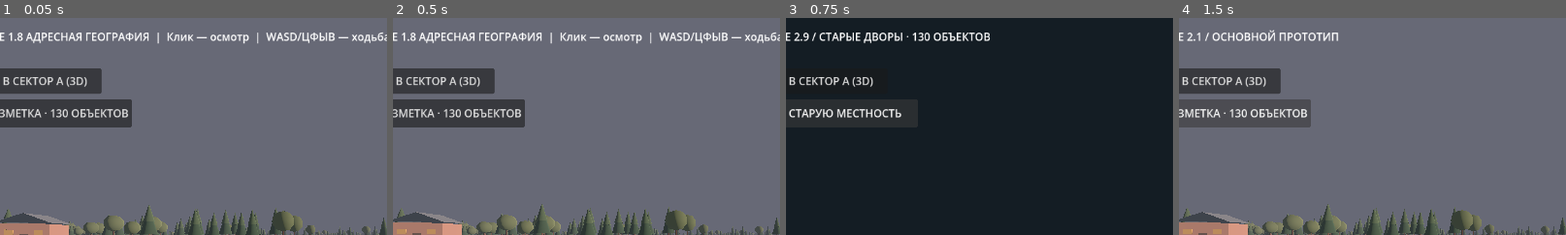
Above: before the commit, frames 1-4 (left to right).
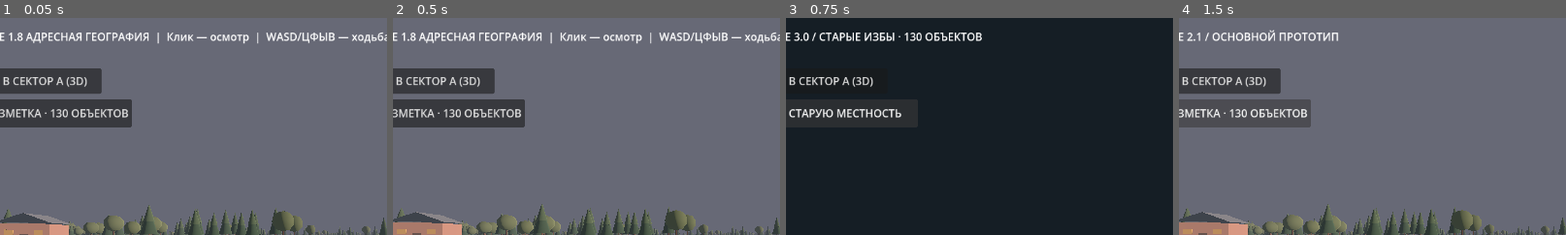
Above: after the commit, the same moments.

Repository: blacklambcult/chernozerye
Game: Godot game, scene res://main.tscn
The game is run twice, just before and just after one commit, with the same random seed, the same clock (stepped at 60 frames per second) and the same inputs.
Inputs:
- Up to frame 1 (0.05 s): no input
- Up to frame 2 (0.5 s): no input
- Up to frame 3 (0.75 s): click "РУЧНАЯ РАЗМЕТКА · 130 ОБЪЕКТОВ" at 0.5 s
- Up to frame 4 (1.5 s): click "ВЕРНУТЬ СТАРУЮ МЕСТНОСТЬ" at 1.25 s
The pictures show only the part of the screen within x 10-60%, y 0-50%; the shares and areas given below are measured in that part.

Frames 1-2 are identical in both runs. In frame 3, 0.9% of the frame differs, in the area x 2-53%, y 6-12%; in frame 4, nothing differs.

Commit message:
feat: Chernozerye 3.0 worn village facades, annexes and repaired roofs

Diff:
--- a/godot/manual_art.gd
+++ b/godot/manual_art.gd
@@ -36,6 +36,9 @@
 var _building_polygons: Array[PackedVector2Array] = []
 var _plot_props_count := 0
 var _canopy_count := 0
+var _lean_to_count := 0
+var _roof_patch_count := 0
+var _shutter_count := 0
 
 func decorate(features: Array) -> void:
     _rng.seed = 19960918
@@ -96,6 +99,8 @@
         " plots=", _fence_count, " roads=", _road_count, " lamps=", _lights_placed)
     print("MANUAL_VILLAGE_DETAIL_READY: canopies=", _canopy_count,
         " plot_props=", _plot_props_count, " crooked_fences=", _fence_count)
+    print("MANUAL_FACADE_READY: lean_tos=", _lean_to_count,
+        " roof_patches=", _roof_patch_count, " rotten_shutters=", _shutter_count)
 
 func _local_points(raw: Array) -> PackedVector2Array:
     var points := PackedVector2Array()
@@ -240,9 +245,14 @@
         "board": Color("#50493e"),
         "porch": Color("#4b433b"),
         "lamp": Color("#df9c52"),
-        "trim": Color("#596363"),
+        "trim": Color("#6c7167"),
         "rust": Color("#604039"),
         "awning": Color("#343433"),
+        "shutter": Color("#42483f"),
+        "shutter_dark": Color("#2c312f"),
+        "roof_patch": Color("#3b403f"),
+        "lean_to": Color("#46443e"),
+        "lean_to_roof": Color("#292f30"),
         "pole": Color("#413b35"),
         "crossarm": Color("#343531")
     }
@@ -307,7 +317,8 @@
     _batch_quad(key, aa, bb, cc, dd)
 
 func _make_window(start: Vector2, finish: Vector2, normal: Vector3,
-        center_fraction: float, side_length: float, illuminated: bool, boarded: bool = false) -> void:
+        center_fraction: float, side_length: float, illuminated: bool,
+        boarded: bool = false, decay: int = 0) -> void:
     var half := minf(0.07, 0.72 / maxf(side_length, 0.1))
     var u0 := center_fraction - half
     var u1 := center_fraction + half
@@ -321,8 +332,23 @@
     _wall_panel("trim", start, finish, normal, u0 - 0.024, u1 + 0.024, 2.77, 2.88, 0.173)
     _wall_panel("trim", start, finish, normal, u0 - 0.038, u1 + 0.038, 1.28, 1.38, 0.170)
     if boarded:
-        _wall_panel("board", start, finish, normal, u0, u1, 1.68, 1.94, 0.170)
-        _wall_panel("board", start, finish, normal, u0, u1, 2.23, 2.43, 0.174)
+        _wall_panel("board", start, finish, normal, u0, u1, 1.68, 1.94, 0.190)
+        _wall_panel("board", start, finish, normal, u0, u1, 2.23, 2.43, 0.194)
+    if decay % 4 == 1:
+        # Rotten window shutter: asymmetry and one partly detached plank.
+        var sw := minf(0.05, 0.34 / maxf(side_length, 0.1))
+        _wall_panel("shutter", start, finish, normal,
+            u0 - sw, u0 - 0.022, 1.31, 2.73, 0.195)
+        _wall_panel("shutter_dark", start, finish, normal,
+            u0 - sw, u0 - 0.016, 1.62, 1.71, 0.208)
+        _wall_panel("shutter_dark", start, finish, normal,
+            u0 - sw, u0 - 0.016, 2.18, 2.27, 0.209)
+        _shutter_count += 1
+    elif decay % 6 == 0:
+        var sw := minf(0.05, 0.31 / maxf(side_length, 0.1))
+        _wall_panel("shutter", start, finish, normal,
+            u1 + 0.020, u1 + sw, 1.43, 2.69, 0.194)
+        _shutter_count += 1
     if illuminated and _lights_placed < 7:
         _lights_placed += 1
         var center := start.lerp(finish, center_fraction)
@@ -389,14 +415,24 @@
             _wall_panel("door", a, b, normal, 0.5 - door_half,
                 0.5 + door_half, 0.12, 2.13, 0.15)
             if category == "house" and length > 7.0:
-                _make_window(a, b, normal, 0.19, length, index % 6 == 0, index % 5 == 0)
-                _make_window(a, b, normal, 0.81, length, index % 9 == 0, index % 7 == 0)
+                _make_window(a, b, normal, 0.19, length, index % 6 == 0, index % 5 == 0, index + i)
+                _make_window(a, b, normal, 0.81, length, index % 9 == 0, index % 7 == 0, index + i + 3)
         elif category == "house" and length > 5.0:
             _make_window(a, b, normal, 0.5, length, index % 11 == 0 and i % 2 == 0,
-                (index + i) % 8 == 0)
+                (index + i) % 8 == 0, index + i)
     _make_textured_mesh(wall_verts, wall_uvs, _material(Color.WHITE, wall_tex),
         category + " / pixel-wood")
     _decorate_roof(points, category, walls_height, roof_tex, index)
+    if category == "house" and points.size() == 4 and index % 7 == 3:
+        var rear_index := (front_index + 2) % 4
+        var rear_a: Vector2 = points[rear_index]
+        var rear_b: Vector2 = points[(rear_index + 1) % 4]
+        if rear_a.distance_to(rear_b) > 5.0 and _nearest_road_distance((rear_a + rear_b) * 0.5) > 3.5:
+            var rear_side := rear_b - rear_a
+            var rear_out := Vector2(rear_side.y, -rear_side.x).normalized()
+            if signed < 0.0:
+                rear_out *= -1.0
+            _decorate_lean_to(rear_a, rear_b, Vector3(rear_out.x, 0.0, -rear_out.y))
     if category == "house":
         if index % 4 == 2 and points[front_index].distance_to(points[(front_index + 1) % points.size()]) > 4.8:
             var start: Vector2 = points[front_index]
@@ -407,6 +443,32 @@
                 outward *= -1.0
             _decorate_entry_canopy(start, finish, Vector3(outward.x, 0.0, -outward.y))
         _decorate_showcase_yard(points, front_index)
+
+func _decorate_lean_to(a: Vector2, b: Vector2, outward: Vector3) -> void:
+    # Small warped annex behind selected real houses; no new map footprint.
+    var line := _pt(b, 0.0) - _pt(a, 0.0)
+    if line.length() < 4.5:
+        return
+    var tangent := line.normalized()
+    var mid := _pt(a.lerp(b, 0.5), 0.13)
+    var left_back := mid - tangent * 1.35 + outward * 0.10
+    var right_back := mid + tangent * 1.35 + outward * 0.10
+    var left_front := left_back + outward * 1.65
+    var right_front := right_back + outward * 1.65
+    var low := Vector3.UP * 0.12
+    var high_back := Vector3.UP * 2.58
+    var high_front := Vector3.UP * 1.87
+    _batch_quad("lean_to", left_front + low, right_front + low,
+        right_front + high_front, left_front + high_front)
+    _batch_quad("lean_to", left_back + low, left_front + low,
+        left_front + high_front, left_back + high_back)
+    _batch_quad("lean_to", right_front + low, right_back + low,
+        right_back + high_back, right_front + high_front)
+    _batch_quad("lean_to_roof", left_back + high_back + Vector3.UP * 0.08,
+        right_back + high_back + Vector3.UP * 0.08,
+        right_front + high_front + Vector3.UP * 0.08,
+        left_front + high_front + Vector3.UP * 0.08)
+    _lean_to_count += 1
 
 func _decorate_entry_canopy(a: Vector2, b: Vector2, outward: Vector3) -> void:
     # A crooked sheet-metal porch awning for selected *real* house outlines.
@@ -485,6 +547,21 @@
         Vector2(0, 0), Vector2(a.distance_to(b) / 5.0, 0),
         Vector2(a.distance_to(c) / 5.0, 1.0))
 
+func _decorate_roof_patch(eave_a: Vector2, eave_b: Vector2,
+        ridge_a: Vector2, ridge_b: Vector2, eave: float, rise: float) -> void:
+    # Uneven patch of repaired sheet metal follows the existing roof slope.
+    var low_t := 0.31
+    var high_t := 0.64
+    var l0 := eave_a.lerp(eave_b, 0.18).lerp(ridge_a.lerp(ridge_b, 0.18), low_t)
+    var r0 := eave_a.lerp(eave_b, 0.58).lerp(ridge_a.lerp(ridge_b, 0.58), low_t)
+    var r1 := eave_a.lerp(eave_b, 0.58).lerp(ridge_a.lerp(ridge_b, 0.58), high_t)
+    var l1 := eave_a.lerp(eave_b, 0.18).lerp(ridge_a.lerp(ridge_b, 0.18), high_t)
+    _batch_quad("roof_patch", _pt(l0, eave + rise * low_t + 0.065),
+        _pt(r0, eave + rise * low_t + 0.065),
+        _pt(r1, eave + rise * high_t + 0.065),
+        _pt(l1, eave + rise * high_t + 0.065))
+    _roof_patch_count += 1
+
 func _decorate_roof(points: PackedVector2Array, category: String, base: float,
         tex: Texture2D, index: int) -> void:
     var v := PackedVector3Array()
@@ -503,6 +580,8 @@
             _roof_face(v, uv, points[3], r1, points[2], eave, eave + rise, eave)
             _roof_face(v, uv, points[0], r0, points[3], eave, eave + rise, eave)
             _roof_face(v, uv, points[1], points[2], r1, eave, eave, eave + rise)
+            if category == "house" and index % 4 == 1:
+                _decorate_roof_patch(points[0], points[1], r0, r1, eave, rise)
         else:
             var r0 := (points[0] + points[1]) * 0.5
             var r1 := (points[2] + points[3]) * 0.5
@@ -512,6 +591,8 @@
             _roof_face(v, uv, points[0], r1, points[3], eave, eave + rise, eave)
             _roof_face(v, uv, points[0], points[1], r0, eave, eave, eave + rise)
             _roof_face(v, uv, points[2], points[3], r1, eave, eave, eave + rise)
+            if category == "house" and index % 4 == 1:
+                _decorate_roof_patch(points[1], points[2], r0, r1, eave, rise)
     else:
         var centroid := Vector2.ZERO
         for p in points:
--- a/godot/world.gd
+++ b/godot/world.gd
@@ -563,14 +563,14 @@
         _night_environment.background_color = Color("#1b2833") if manual_mode else Color("#575b69")
         _night_environment.ambient_light_source = Environment.AMBIENT_SOURCE_COLOR
         _night_environment.ambient_light_color = Color("#8797a2") if manual_mode else Color("#b0a9a4")
-        _night_environment.ambient_light_energy = 0.42 if manual_mode else 0.82
+        _night_environment.ambient_light_energy = 0.48 if manual_mode else 0.82
         _night_environment.reflected_light_source = Environment.REFLECTION_SOURCE_DISABLED if manual_mode else Environment.REFLECTION_SOURCE_BG
         _night_environment.glow_enabled = false
         _night_environment.tonemap_exposure = 0.98 if manual_mode else 1.0
         _night_environment.fog_enabled = true
         _night_environment.fog_mode = Environment.FOG_MODE_DEPTH if manual_mode else Environment.FOG_MODE_EXPONENTIAL
         _night_environment.fog_light_color = Color("#26343f") if manual_mode else Color("#676976")
-        _night_environment.fog_light_energy = 0.36 if manual_mode else 1.0
+        _night_environment.fog_light_energy = 0.39 if manual_mode else 1.0
         _night_environment.fog_sun_scatter = 0.0
         _night_environment.fog_aerial_perspective = 0.0
         _night_environment.fog_density = 0.88 if manual_mode else 0.0018
@@ -580,13 +580,13 @@
         _night_environment.fog_height = 0.8 if manual_mode else 0.0
         _night_environment.fog_height_density = 0.017 if manual_mode else 0.0
     if _sun_light != null:
-        _sun_light.light_energy = 0.35 if manual_mode else 1.05
+        _sun_light.light_energy = 0.37 if manual_mode else 1.05
         _sun_light.light_specular = 0.0
         _sun_light.light_color = Color("#94a4b2") if manual_mode else Color("#f0b69a")
         # The shadow map produced hard triangular streaks across the road and low-poly trees.
         _sun_light.shadow_enabled = not manual_mode
     if manual_mode:
-        print("MANUAL_NO_GLARE_READY: ambient=0.42, moon=0.35, fog_light=0.36, exposure=0.98")
+        print("MANUAL_NO_GLARE_READY: ambient=0.48, moon=0.37, fog_light=0.39, exposure=0.98")
     print("MANUAL_NIGHT_READY: ", manual_mode,
         " fog=", _night_environment.fog_mode if _night_environment != null else "MISSING_ENV",
         " glow=", _night_environment.glow_enabled if _night_environment != null else "MISSING_ENV",
@@ -599,7 +599,7 @@
         if control != null:
             control.visible = not manual_mode
     if is_instance_valid(_status_label):
-        _status_label.text = "ЧЕРНОЗЁРЬЕ 2.9 / СТАРЫЕ ДВОРЫ · 130 ОБЪЕКТОВ" if manual_mode else "ЧЕРНОЗЁРЬЕ 2.1 / ОСНОВНОЙ ПРОТОТИП"
+        _status_label.text = "ЧЕРНОЗЁРЬЕ 3.0 / СТАРЫЕ ИЗБЫ · 130 ОБЪЕКТОВ" if manual_mode else "ЧЕРНОЗЁРЬЕ 2.1 / ОСНОВНОЙ ПРОТОТИП"
     var character := get_node_or_null("Player") as CharacterBody3D
     if character != null:
         character.velocity = Vector3.ZERO
